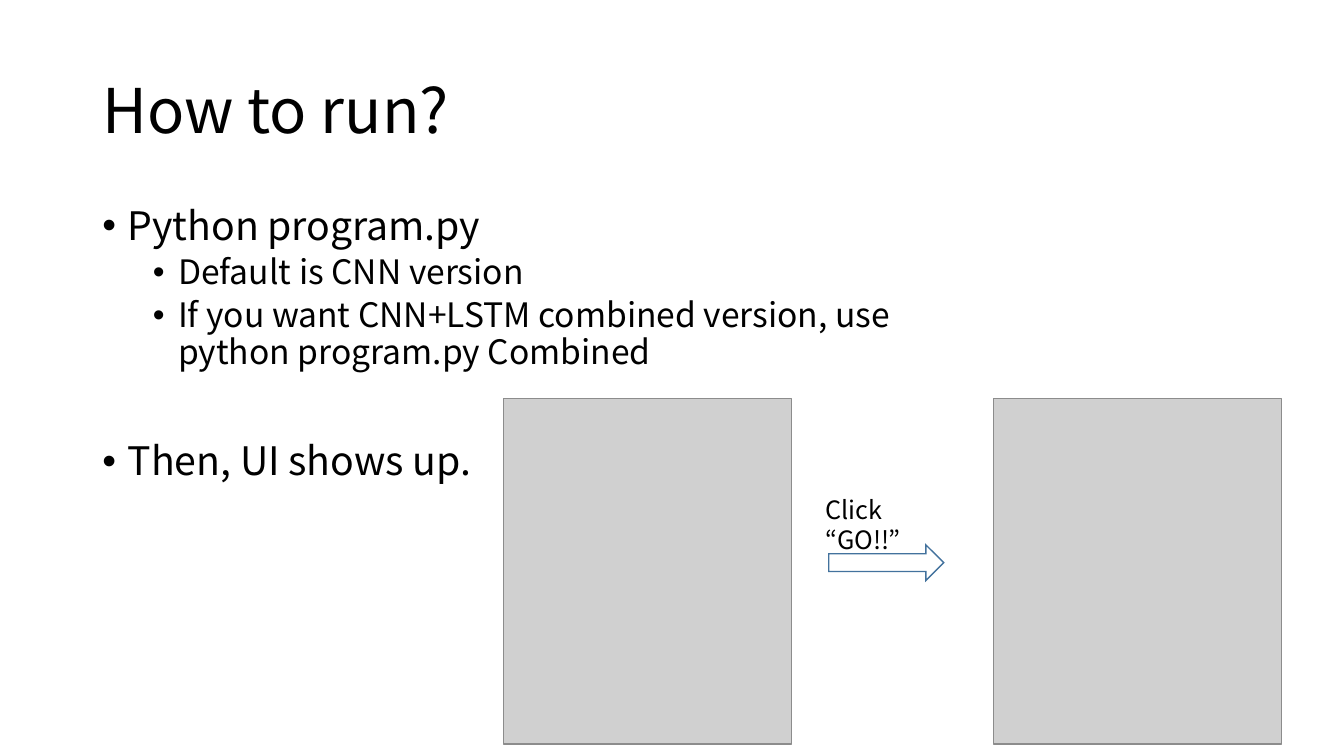
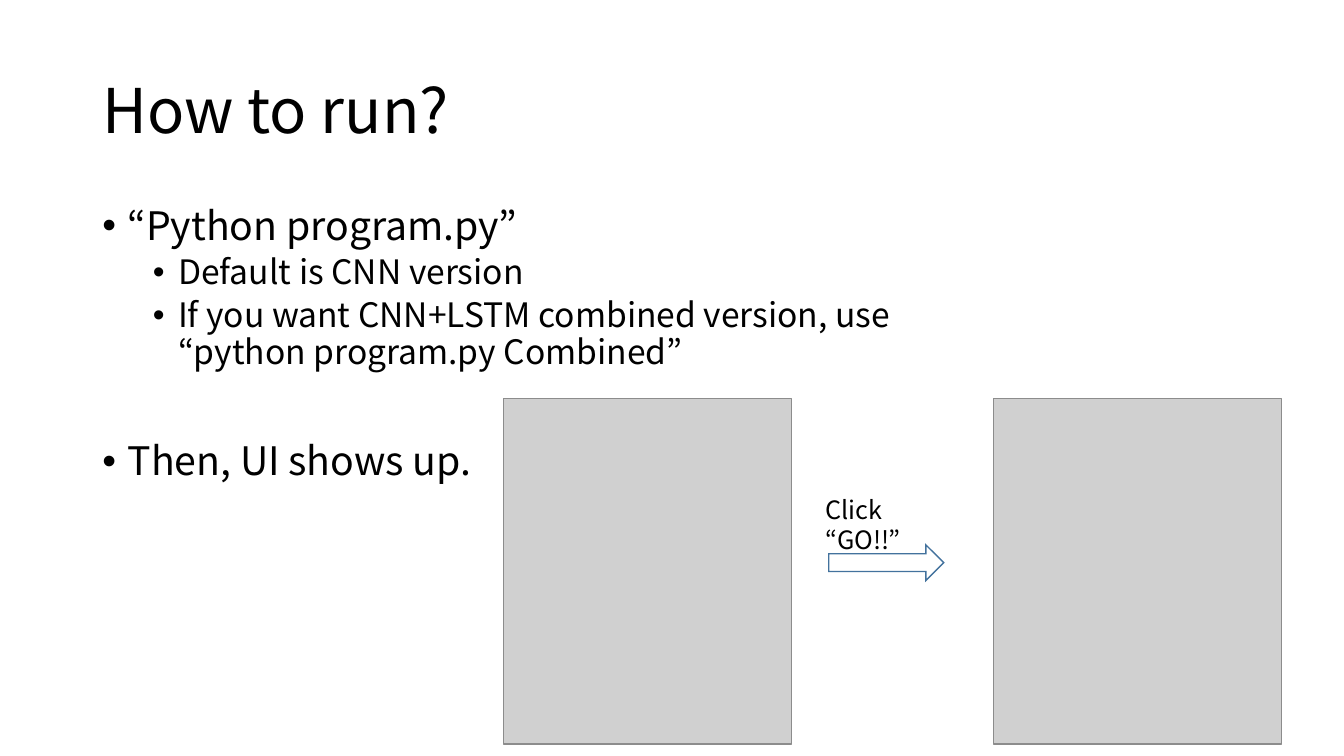
Before and after one commit to Seojin-Kim/Stock-prediction, a slide deck: slide 4 of Stock Prediction Program Instruction.pptx. Drawn at 1344x756 pixels with LibreOffice and Linux fonts; fonts in the diff are those of the drawing; grey boxes stand for pictures. Boxes give left, top, right and bottom in pixels: in the first picture for what was removed or moved away, otherwise in the second. Text is boxed around its words. In the diff, an @@ line names an element or a change of style, - is before the commit and + after.

Commit message:
ppt change

```diff
--- a/Stock Prediction Program Instruction.pptx
+++ b/Stock Prediction Program Instruction.pptx
@@ text at [128,208,517,250]: text changed @@
-• Python program.py
+• “Python program.py”
@@ text at [178,300,890,373]: text changed @@
-  • If you want CNN+LSTM combined version, use python program.py Combined
+  • If you want CNN+LSTM combined version, use “python program.py Combined”
```
